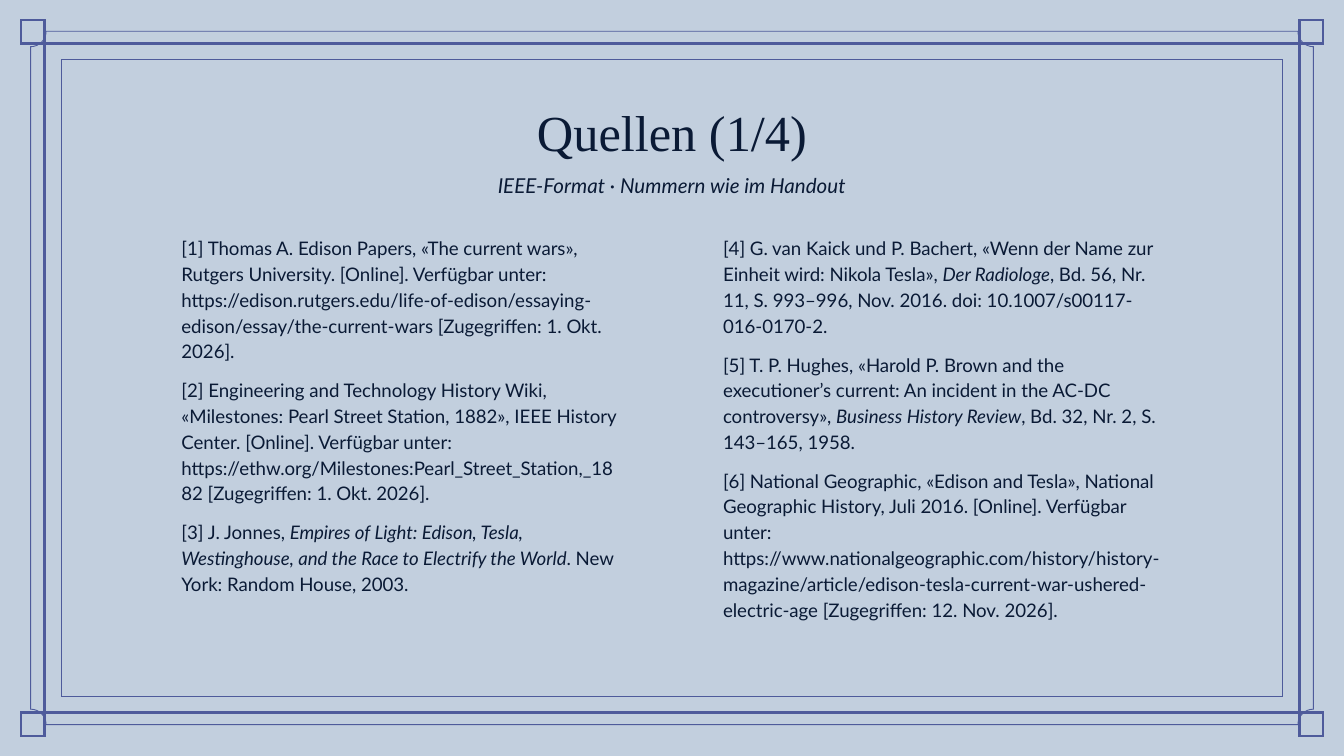
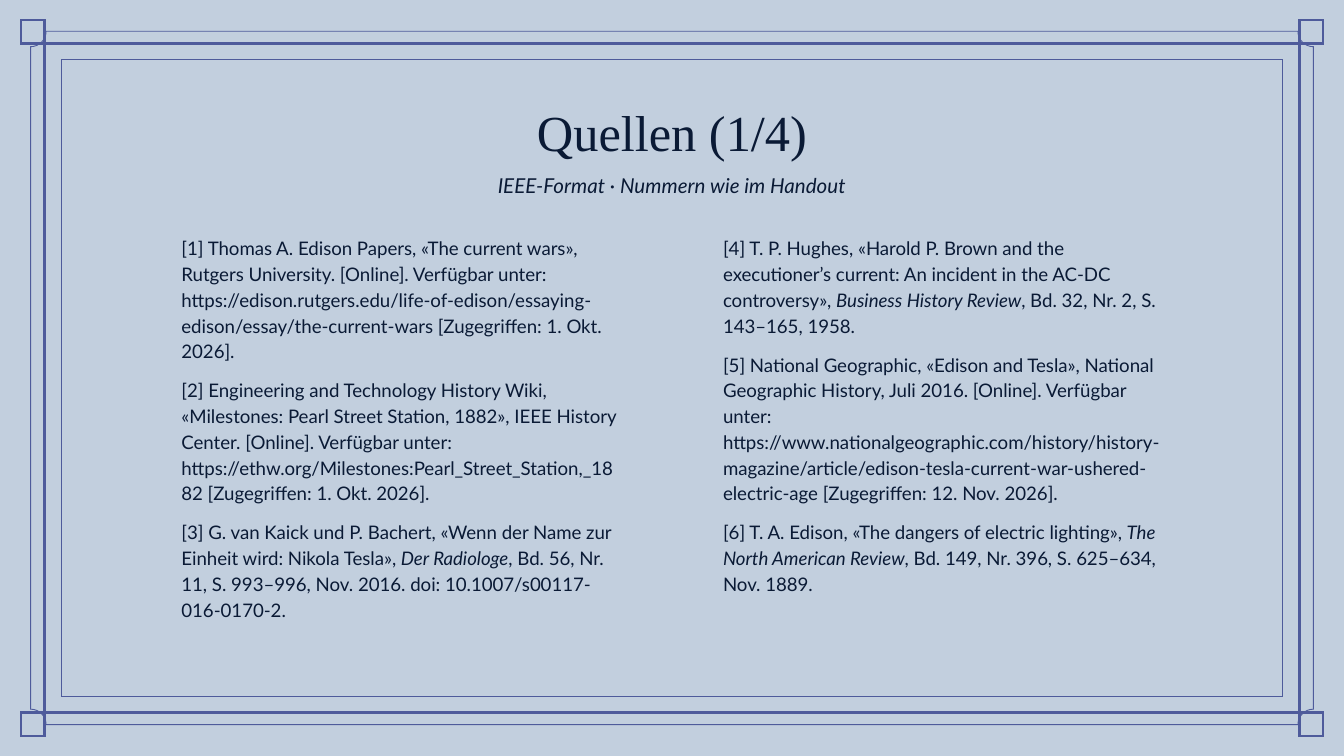
Before and after one commit to simonbruder-hub/Edison_vs_Westinghouse, a slide deck: slide 18 of abgabe/Praesentation_Stromkrieg_Bruder.pptx (slide 17 before the commit). Drawn at 1344x756 pixels with LibreOffice and Linux fonts; fonts in the diff are those of the drawing; background and template pictures are left out. Boxes give left, top, right and bottom in pixels: in the first picture for what was removed or moved away, otherwise in the second. Text is boxed around its words. In the diff, an @@ line names an element or a change of style, - is before the commit and + after.

```diff
--- a/abgabe/Praesentation_Stromkrieg_Bruder.pptx
+++ b/abgabe/Praesentation_Stromkrieg_Bruder.pptx
@@ subtitle at [723, 240, 1159, 591]: text changed @@
-[4] G. van Kaick und P. Bachert, «Wenn der Name zur Einheit wird: Nikola Tesla», Der Radiologe, Bd. 56, Nr. 11, S. 993–996, Nov. 2016. doi: 10.1007/s00117-016-0170-2.
-[5] T. P. Hughes, «Harold P. Brown and the executioner’s current: An incident in the AC-DC controversy», Business History Review, Bd. 32, Nr. 2, S. 143–165, 1958.
-[6] National Geographic, «Edison and Tesla», National Geographic History, Juli 2016. [Online]. Verfügbar unter: https://www.nationalgeographic.com/history/history-magazine/article/edison-tesla-current-war-ushered-electric-age [Zugegriffen: 12. Nov. 2026].
+[4] T. P. Hughes, «Harold P. Brown and the executioner’s current: An incident in the AC-DC controversy», Business History Review, Bd. 32, Nr. 2, S. 143–165, 1958.
+[5] National Geographic, «Edison and Tesla», National Geographic History, Juli 2016. [Online]. Verfügbar unter: https://www.nationalgeographic.com/history/history-magazine/article/edison-tesla-current-war-ushered-electric-age [Zugegriffen: 12. Nov. 2026].
+[6] T. A. Edison, «The dangers of electric lighting», The North American Review, Bd. 149, Nr. 396, S. 625–634, Nov. 1889.
@@ subtitle at [181, 524, 612, 617]: text changed; italic off @@
-[3] J. Jonnes, Empires of Light: Edison, Tesla, Westinghouse, and the Race to Electrify the World. New York: Random House, 2003.
+[3] G. van Kaick und P. Bachert, «Wenn der Name zur Einheit wird: Nikola Tesla», Der Radiologe, Bd. 56, Nr. 11, S. 993–996, Nov. 2016. doi: 10.1007/s00117-016-0170-2.
```
Also in this commit, not shown: 18 other slides changed, 1 slide added, 13 other files.
